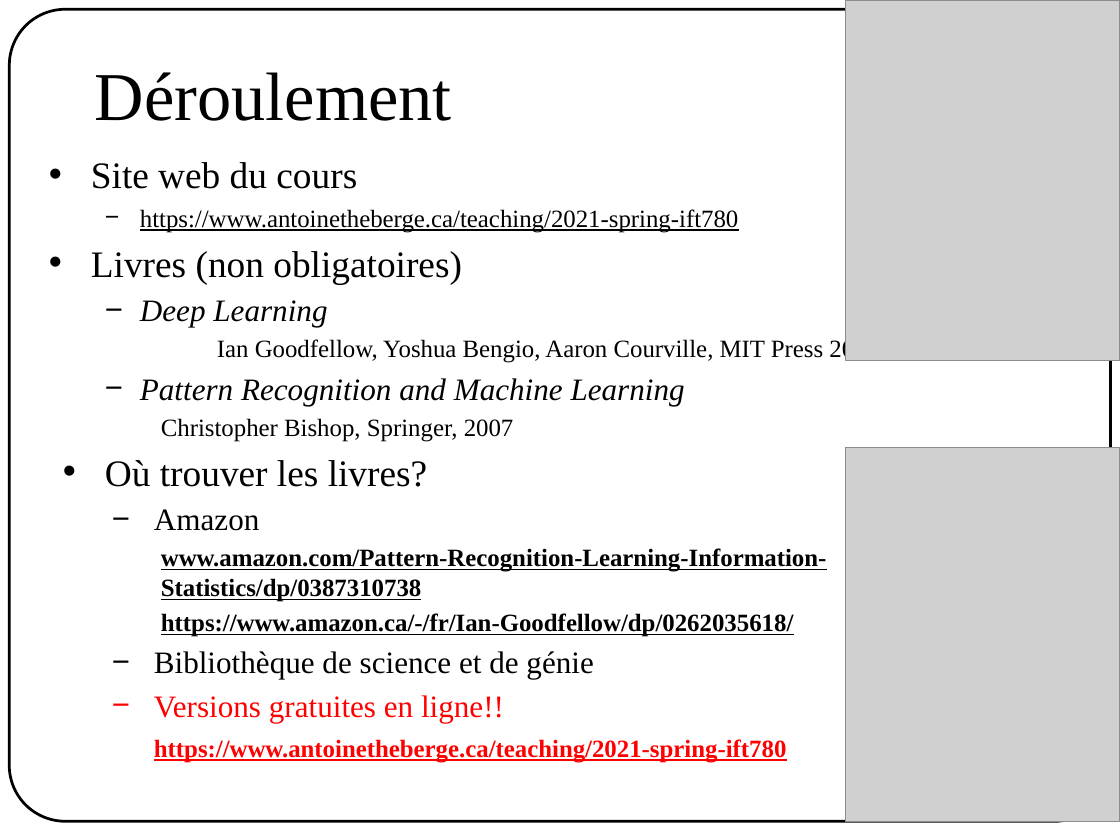
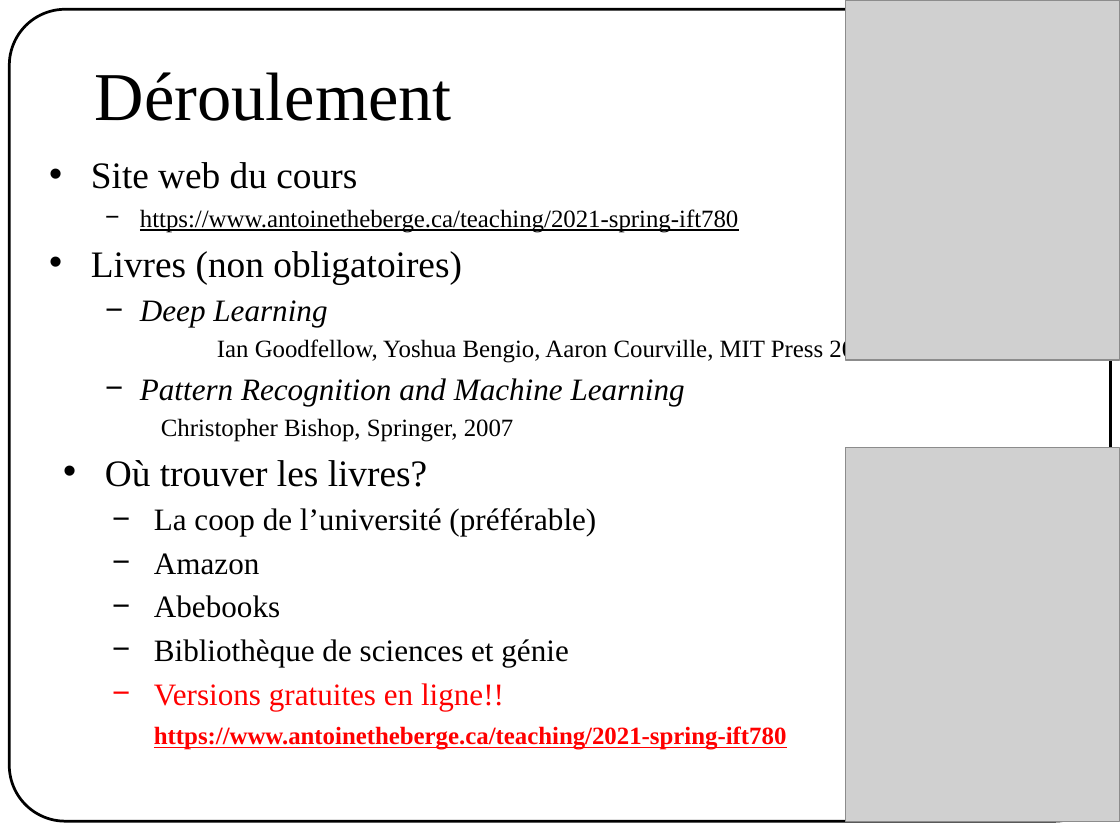
Before and after one commit to AntoineTheb/AntoineTheb.github.io, a slide deck: slide 13 of files/ift780/00_presentation.pptx. Drawn at 1120x840 pixels with LibreOffice and Linux fonts; fonts in the diff are those of the drawing; grey boxes stand for pictures. Boxes give left, top, right and bottom in pixels: in the first picture for what was removed or moved away, otherwise in the second. Text is boxed around its words. In the diff, an @@ line names an element or a change of style, - is before the commit and + after.

```diff
--- a/files/ift780/00_presentation.pptx
+++ b/files/ift780/00_presentation.pptx
@@ text at (154,508,596,536): paragraph added @@
+  − La coop de l’université (préférable)
@@ text at (154,595,568,667): text changed; size 16 to 20 pt; bold off @@
-www.amazon.com/Pattern-Recognition-Learning-Information-Statistics/dp/0387310738
-https://www.amazon.ca/-/fr/Ian-Goodfellow/dp/0262035618/
-  − Bibliothèque de science et de génie
+  − Abebooks
+  − Bibliothèque de sciences et génie
```
Also in this commit, not shown: 6 other slides changed, 4 other files.
